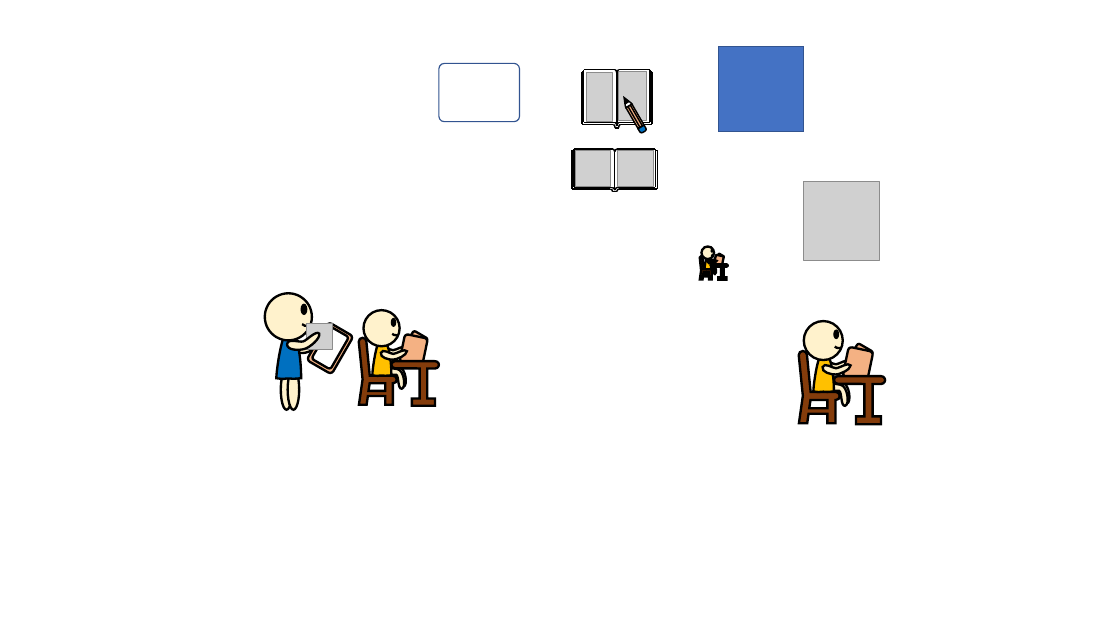
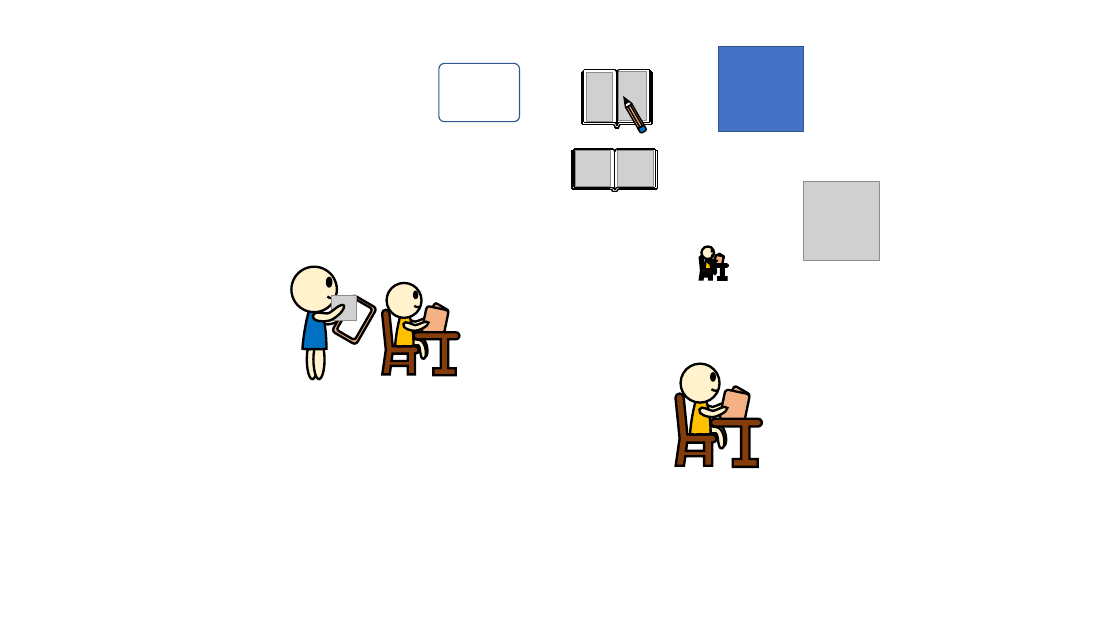
Before and after one commit to HyeongjinE/HJ_SoftwareStudio, a slide deck: slide 2 of img/아이콘.pptx. Drawn at 1120x630 pixels with LibreOffice and Linux fonts; fonts in the diff are those of the drawing; grey boxes stand for pictures. Boxes give left, top, right and bottom in pixels: in the first picture for what was removed or moved away, otherwise in the second. Text is boxed around its words. In the diff, an @@ line names an element or a change of style, - is before the commit and + after.

```diff
--- a/img/아이콘.pptx
+++ b/img/아이콘.pptx
@@ ellipse moved from (x1=364, y1=310, x2=400, y2=346) to (x1=386, y1=283, x2=422, y2=318) @@
@@ ellipse moved from (x1=392, y1=318, x2=396, y2=326) to (x1=413, y1=292, x2=418, y2=299) @@
@@ 2 ellipses, 1 picture, 1 rounded rectangle, 1 freeform shape moved together from (x1=265, y1=293, x2=349, y2=369) to (x1=292, y1=267, x2=373, y2=341) @@
@@ 5 freeform shapes, 2 rounded rectangles moved together from (x1=381, y1=331, x2=439, y2=406) to (x1=403, y1=303, x2=460, y2=376) @@
@@ 6 freeform shapes, 2 ellipses, 1 rounded rectangle moved together from (x1=276, y1=322, x2=407, y2=410) to (x1=302, y1=294, x2=429, y2=379) @@
@@ 4 freeform shapes, 2 ellipses moved together from (x1=804, y1=321, x2=852, y2=406) to (x1=681, y1=364, x2=728, y2=449) @@
@@ rounded rectangle moved from (x1=842, y1=346, x2=873, y2=381) to (x1=720, y1=389, x2=751, y2=424) @@
@@ freeform shape moved from (x1=813, y1=351, x2=833, y2=392) to (x1=691, y1=394, x2=711, y2=434) @@
@@ 3 freeform shapes, 1 rounded rectangle moved together from (x1=798, y1=344, x2=886, y2=424) to (x1=675, y1=386, x2=762, y2=466) @@
```
Also in this commit, not shown: 10 other files.
